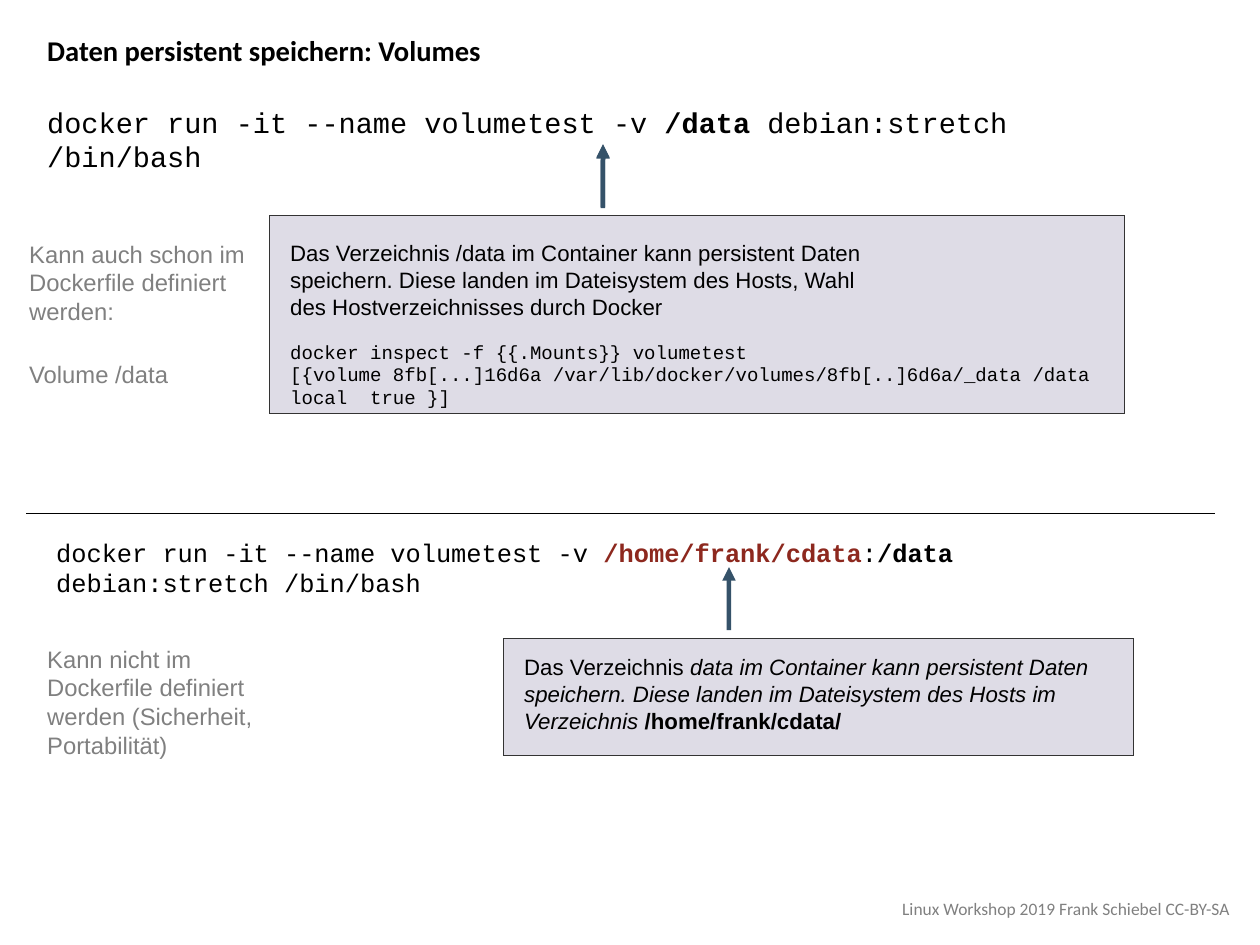
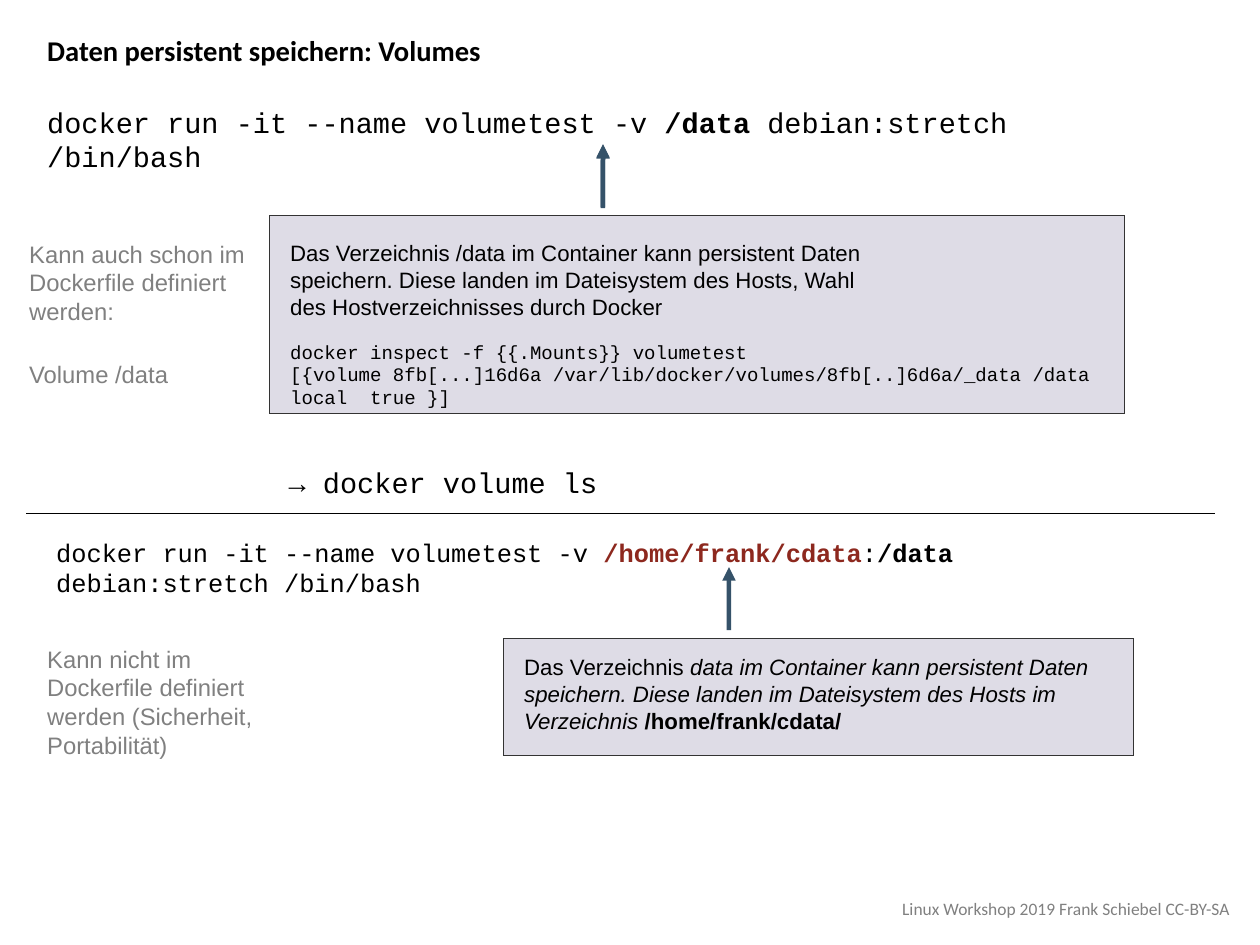
Before and after one commit to ironiemix/lfb-linuxworkshop2019, a slide deck: slide 6 of docker/slides/linux_workshop_docker.odp. Drawn at 1260x945 pixels with LibreOffice and Linux fonts; fonts in the diff are those of the drawing. Boxes give left, top, right and bottom in pixels: in the first picture for what was removed or moved away, otherwise in the second. Text is boxed around its words. In the diff, an @@ line names an element or a change of style, - is before the commit and + after.

```diff
--- a/docker/slides/linux_workshop_docker.odp
+++ b/docker/slides/linux_workshop_docker.odp
@@ text added at (x1=323, y1=472, x2=597, y2=494), 18 pt, text #000000 @@
+→ docker volume ls
```
Also in this commit, not shown: 2 other slides changed, 3 other files.
